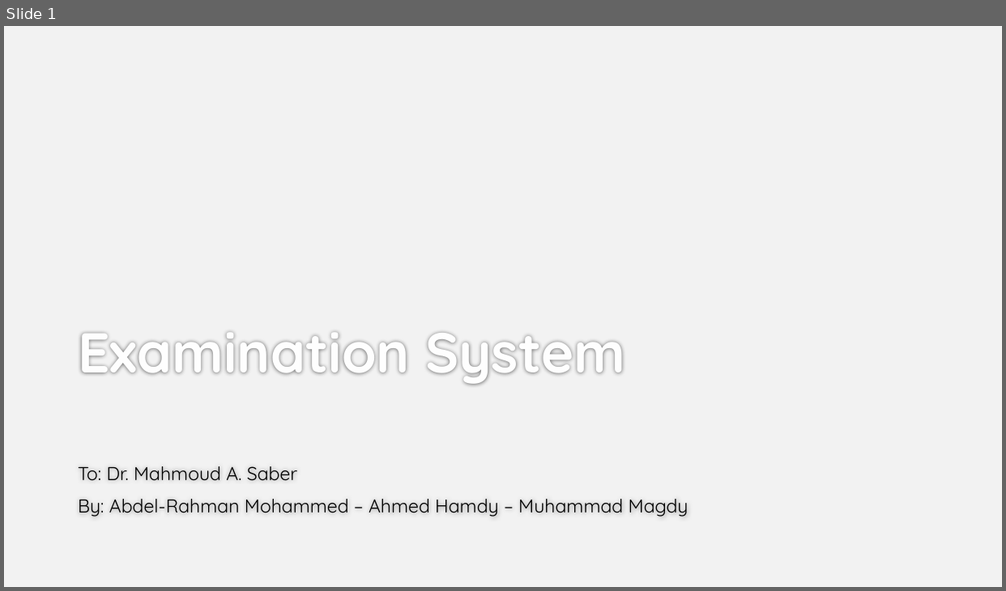
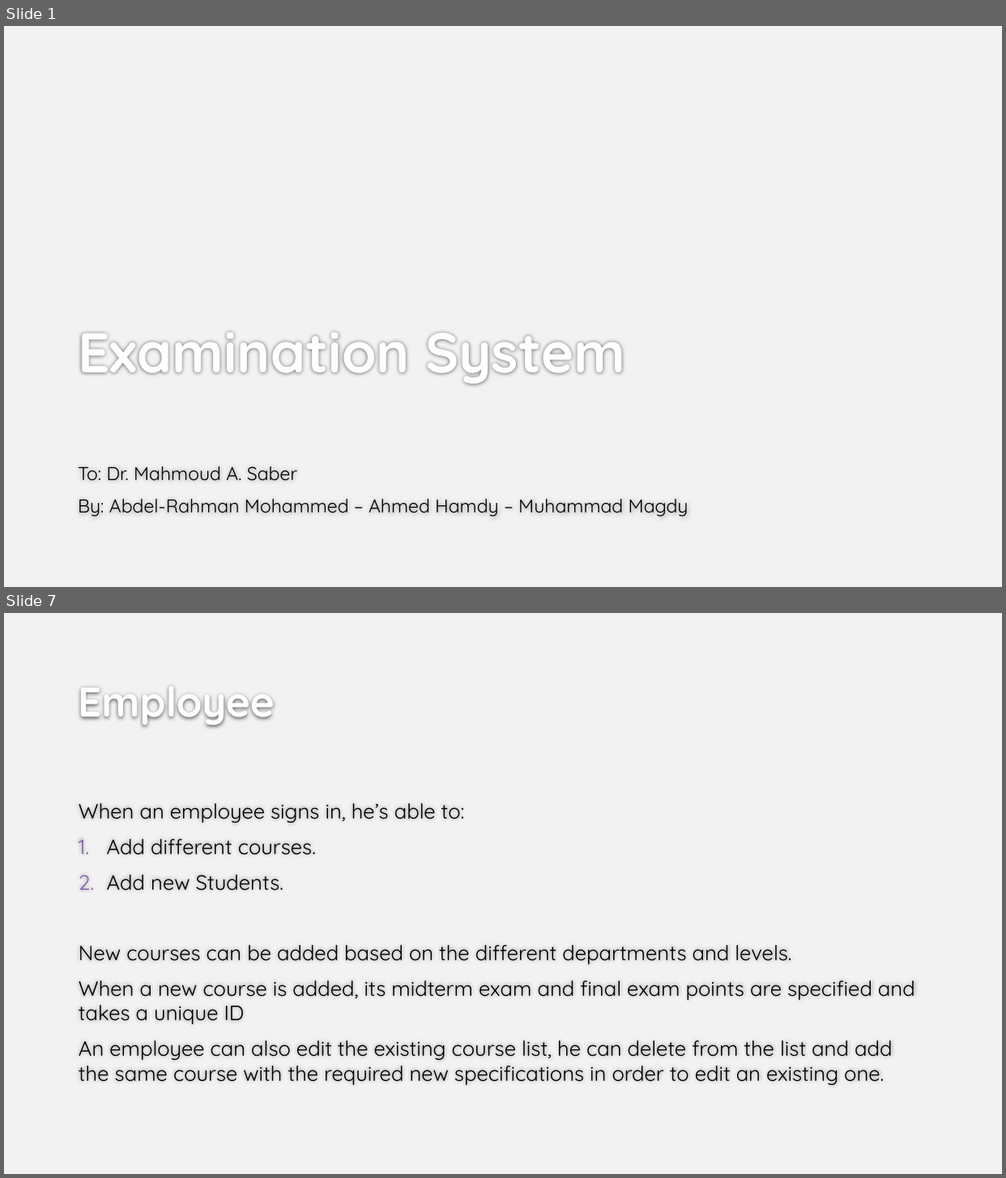
Before and after one commit to Gazouly/Examination.System, a slide deck: Examination System.pptx. Shown one above the other, each under a label of ours: slide 1 before the commit, slides 1 and 7 after it; the slides between them are not shown. The pictures are 1006x591 and 1006x1178 pixels, drawn with LibreOffice and Linux fonts; fonts in the diff are those of the drawing; background and template pictures are left out. Boxes give left, top, right and bottom in pixels: in the first picture for what was removed or moved away, otherwise in the second. Text is boxed around its words. In the diff, an @@ line names an element or a change of style, - is before the commit and + after.

```diff
--- a/Examination System.pptx
+++ b/Examination System.pptx
@@ slide 7 added at <box>4,613,1002,1174</box>, background #F2F2F2 @@
@@ title added at <box>78,689,275,728</box>, 40 pt, text #FEFEFE, bold @@
+Employee
@@ text added at <box>79,803,915,1085</box>, 20 pt, text #000000 @@
+When an employee signs in, he’s able to:
+1. Add different courses.
+2. Add new Students.
+New courses can be added based on the different departments and levels.
+When a new course is added, its midterm exam and final exam points are specified and takes a unique ID
+An employee can also edit the existing course list, he can delete from the list and add the same course with the required new specifications in order to edit an existing one.
```
Also in this commit, not shown: 6 slides changed, 5 other slides added, 1 slide removed.
